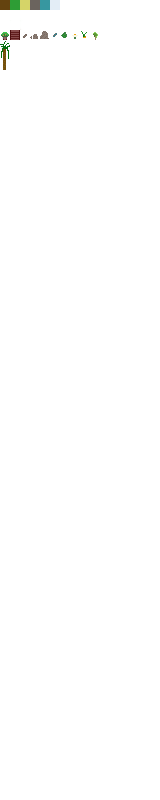
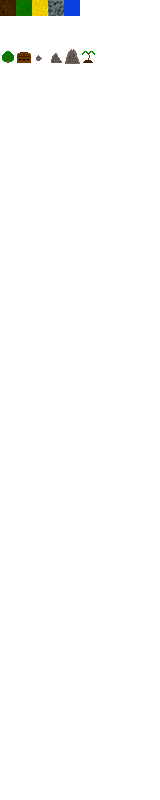
Revision of a layered 160px x 800px image; what changed, layer by layer:
painted on "Background" over (0, 0, 100, 70)
